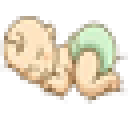
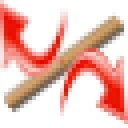
The second w=128, h=128 image is a revision of the first. Changes to its layers:
added layer "Layer 48 copy" above "Layer 46" over (0, 0, 128, 124)
hid "Layer 46" over (0, 16, 128, 104)
